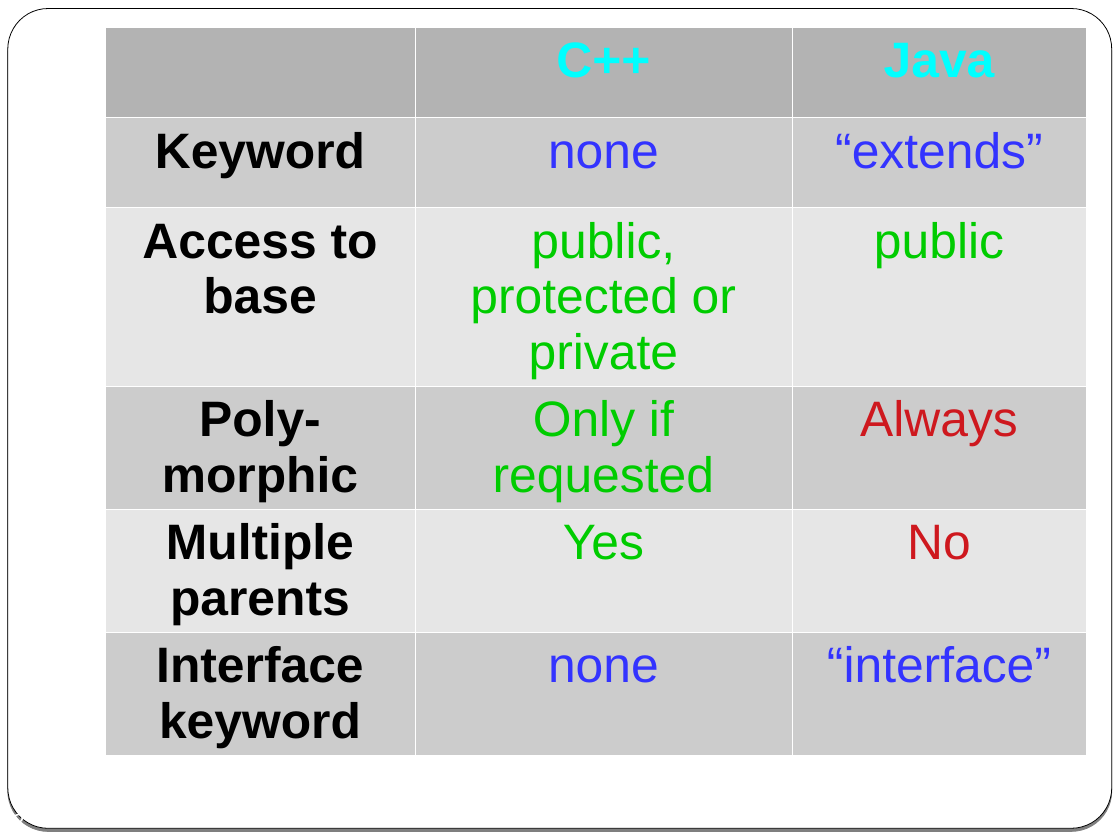
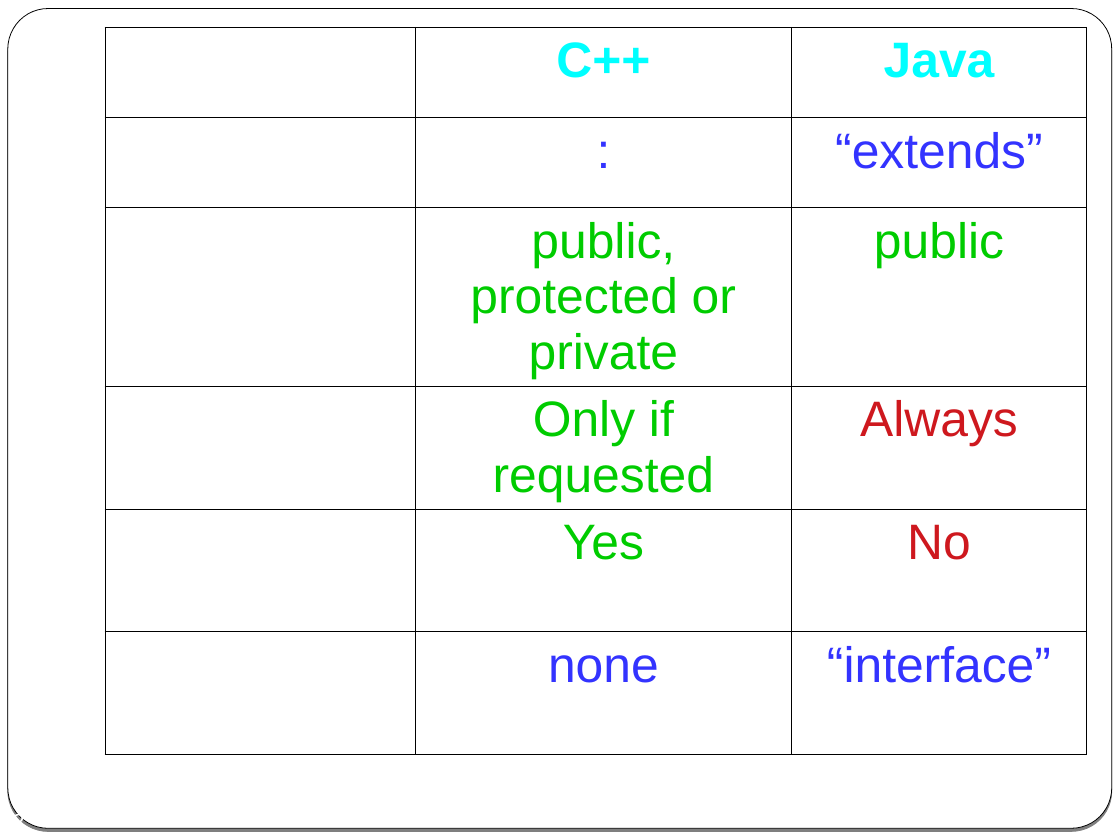
Before and after one commit to cpp-at-ariel/cpp-5779, a slide deck: slide 2 of 06-inheritance/slides-inheritance.odp. Drawn at 1120x840 pixels with LibreOffice and Linux fonts; fonts in the diff are those of the drawing. Boxes give left, top, right and bottom in pixels: in the first picture for what was removed or moved away, otherwise in the second. Text is boxed around its words. In the diff, an @@ line names an element or a change of style, - is before the commit and + after.

```diff
--- a/06-inheritance/slides-inheritance.odp
+++ b/06-inheritance/slides-inheritance.odp
@@ table at (105,27,1086,756) @@
-row 2, column 2: none
+row 2, column 2: :
@@ fill #B3B3B3 to none in 2 cells @@
@@ fill #CCCCCC to none in 9 cells @@
@@ fill #E6E6E6 to none in 6 cells @@
@@ text colour #000000 to #FFFFFF in "Keyword", "Access to base", "Poly-morphic", "Multiple parents" and 1 more places @@
@@ borders changed @@
```
Also in this commit, not shown: 2 other slides changed, 1 slide added, 6 other files.
